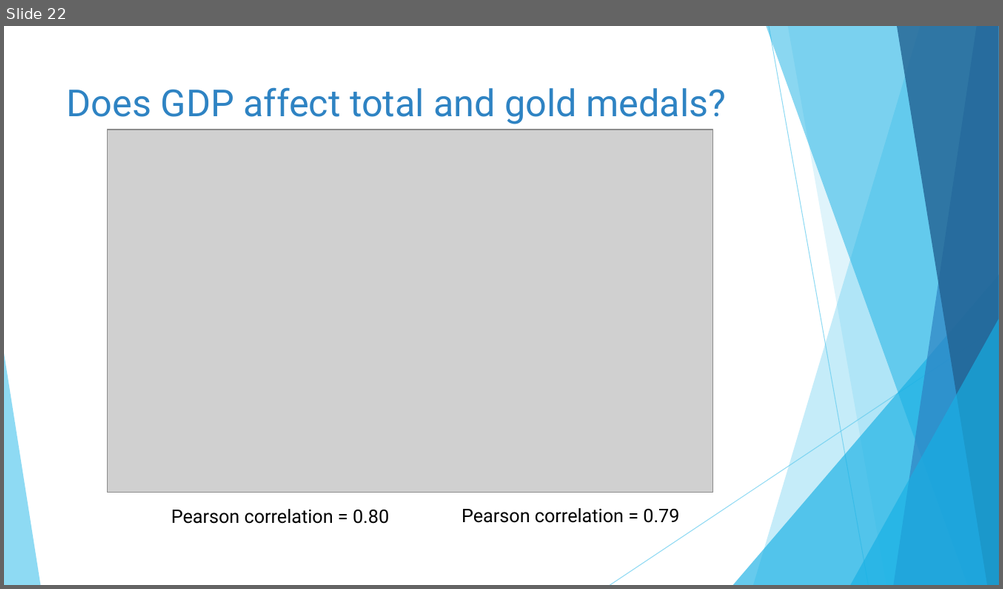
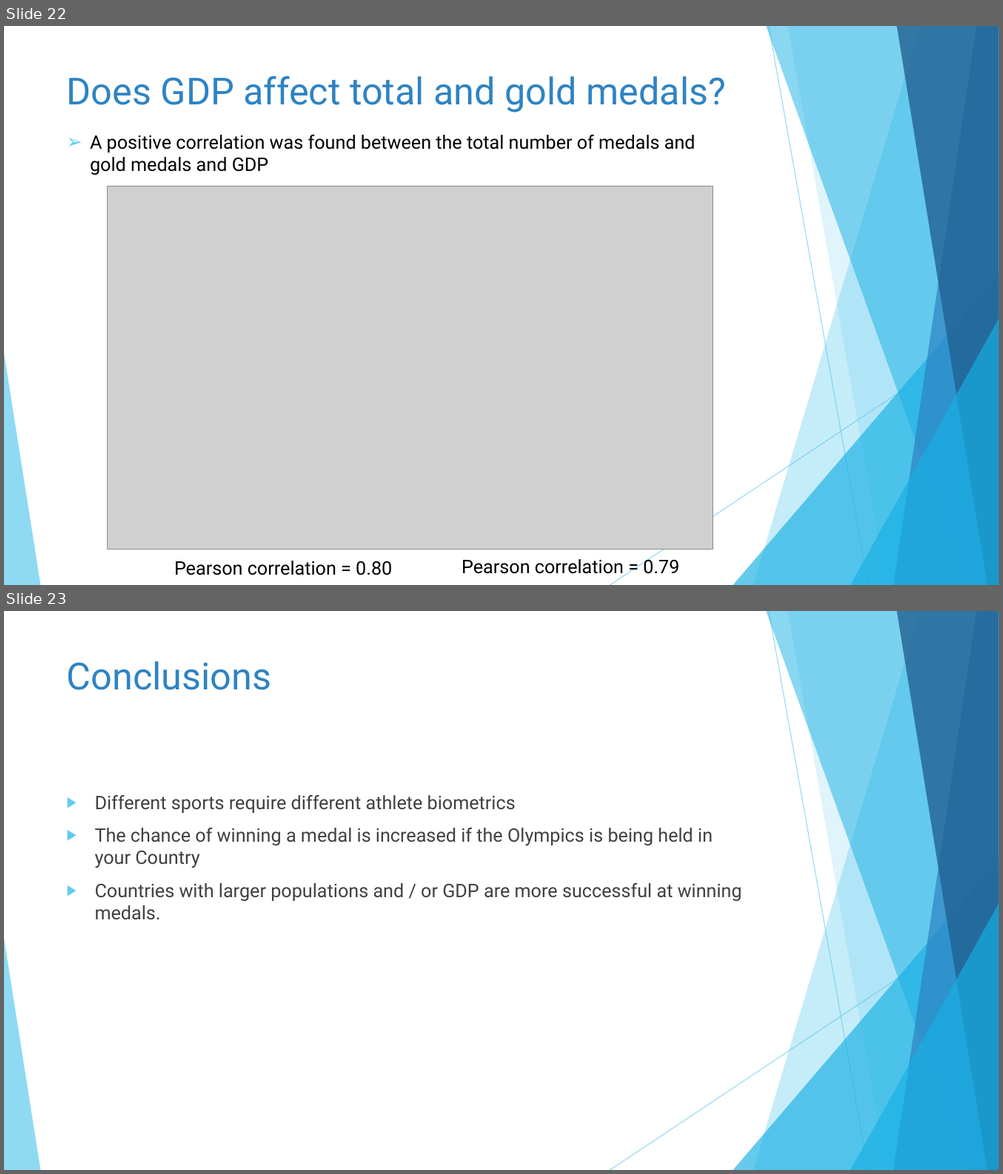
Before and after one commit to catherinekelly33/Portfolio_olympics, a slide deck: Results_presentation.pptx. Shown one above the other, each under a label of ours: slide 22 before the commit, slides 22 and 23 after it. The pictures are 1003x589 and 1003x1174 pixels, drawn with LibreOffice and Linux fonts; fonts in the diff are those of the drawing; grey boxes stand for pictures. Boxes give left, top, right and bottom in pixels: in the first picture for what was removed or moved away, otherwise in the second. Text is boxed around its words. In the diff, an @@ line names an element or a change of style, - is before the commit and + after.

```diff
--- a/Results_presentation.pptx
+++ b/Results_presentation.pptx
@@ slide 23 added at (4, 611, 999, 1170), background #FFFFFF; not listed: 10 template elements that a slide beside it also shows @@
@@ title added at (67, 661, 271, 690), 36 pt, text #2E83C3 @@
+Conclusions
@@ text added at (95, 795, 742, 920), 18 pt, text #404040 @@
+▶ Different sports require different athlete biometrics
+▶ The chance of winning a medal is increased if the Olympics is being held in your Country
+▶ Countries with larger populations and / or GDP are more successful at winning medals.
@@ slide 22 changed as well @@
@@ title "Does GDP affect total and ...": place and size @@
-title "Does GDP affect total and ..." at (67, 87, 726, 124)
+title "Does GDP affect total and ..." at (67, 76, 726, 113)
@@ text added at (90, 135, 695, 175), 18 pt, text #000000 @@
+➢ A positive correlation was found between the total number of medals and gold medals and GDP
@@ picture: place and size @@
-picture at (107, 130, 713, 493)
+picture at (107, 187, 713, 550)
@@ text "Pearson correlation = 0.80": place and size @@
-text "Pearson correlation = 0.80" at (171, 509, 389, 524)
+text "Pearson correlation = 0.80" at (174, 561, 392, 576)
@@ text "Pearson correlation = 0.79" rewrapped from (461, 508, 679, 523) to (461, 557, 679, 578) @@
```
Also in this commit, not shown: 20 other slides changed, 4 other files.
